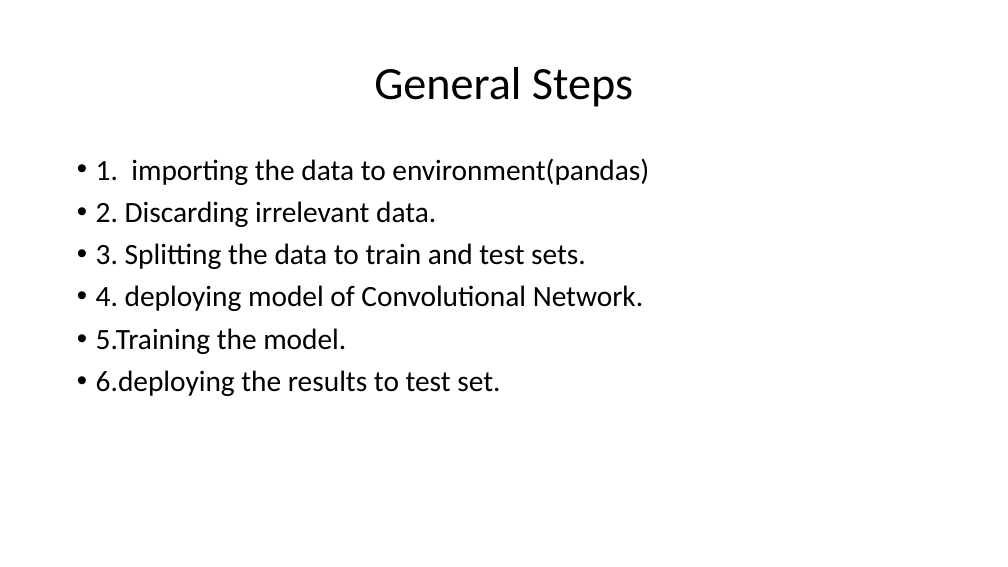
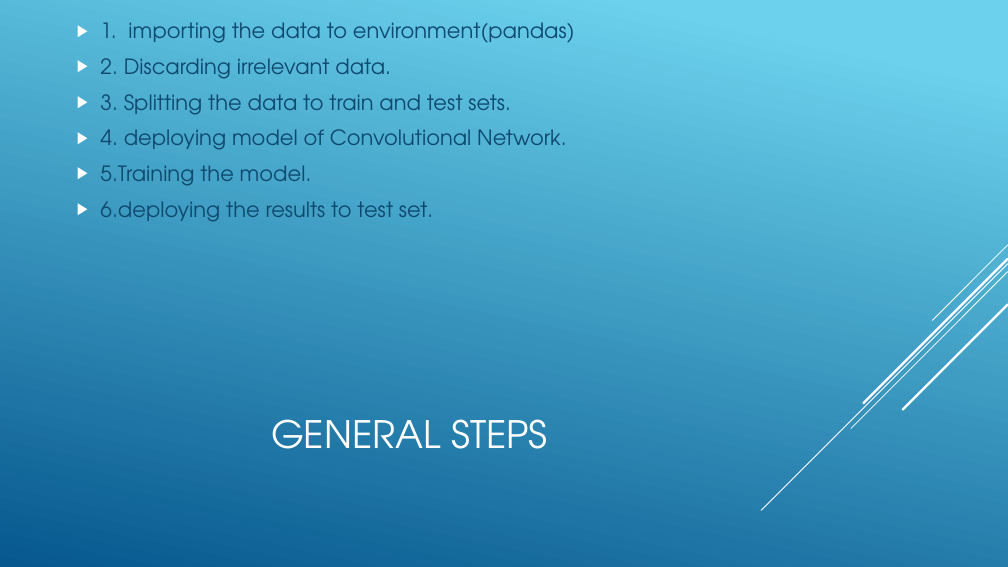
Before and after one commit to jordantangy/MoviePosterClassification-CNN, a slide deck: slide 9 of Slide Show.pptx (slide 2 before the commit). Drawn at 1008x567 pixels with LibreOffice and Linux fonts; fonts in the diff are those of the drawing. Boxes give left, top, right and bottom in pixels: in the first picture for what was removed or moved away, otherwise in the second. Text is boxed around its words. In the diff, an @@ line names an element or a change of style, - is before the commit and + after.

```diff
--- a/Slide Show.pptx
+++ b/Slide Show.pptx
@@ background #FFFFFF to gradient #6ED2EB to #06588E @@
@@ text "1. importing the data to ..." at bbox=[100, 22, 575, 221]: size 28 to 20 pt, font Calibri to TeX Gyre Adventor, text colour #000000 to #0F496F; bullet • to ▶; line spacing 0.9 to 1; vertical alignment top to middle @@
@@ group added at bbox=[761, 245, 1008, 510]: 5 lines @@
@@ title at bbox=[271, 419, 547, 449]: text changed; size 44 to 36 pt; font Calibri to TeX Gyre Adventor; text colour #000000 to #FFFFFF @@
-General Steps
+GENERAL STEPS
```
Also in this commit, not shown: 6 other slides changed, 7 slides added, 2 other files.
